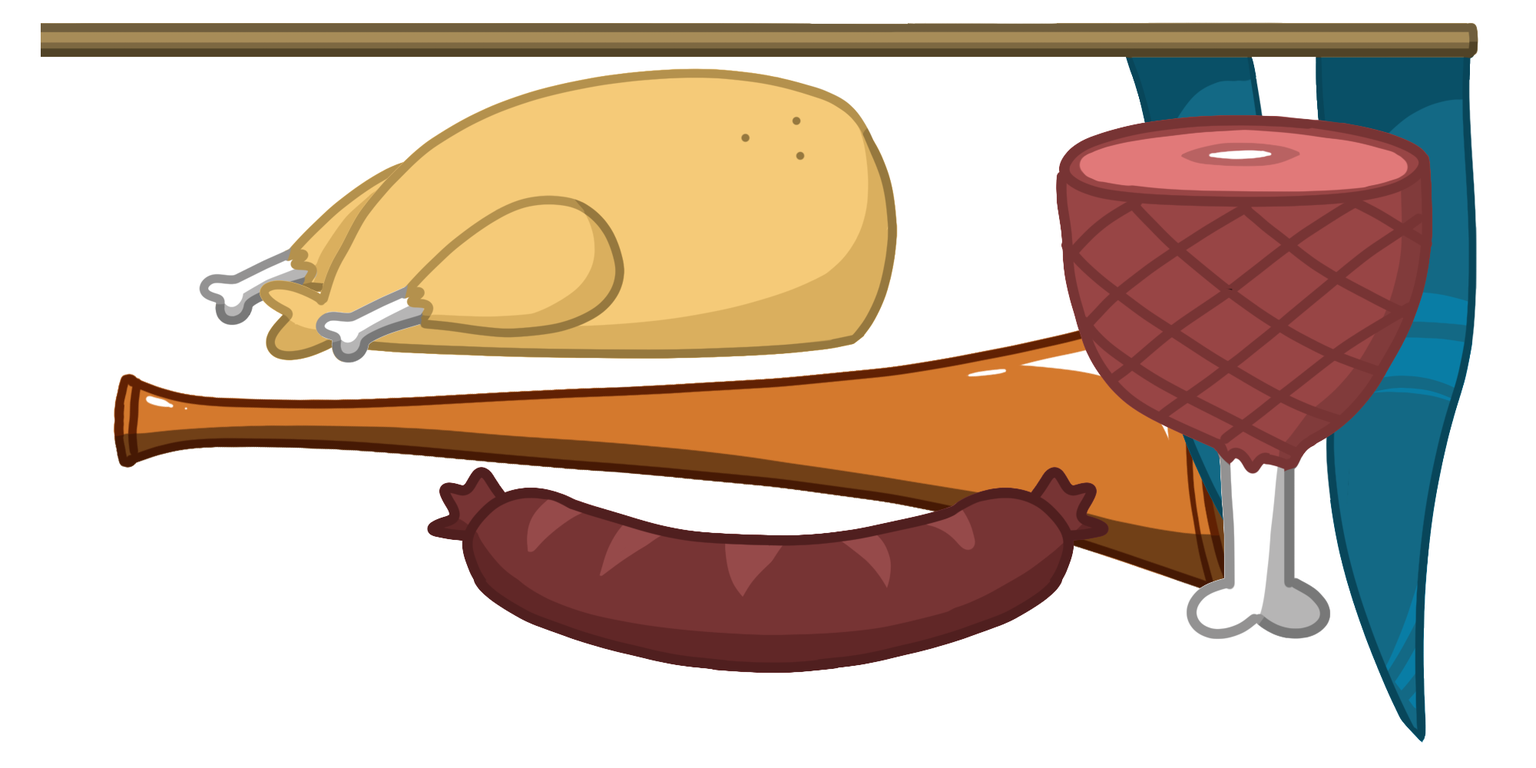
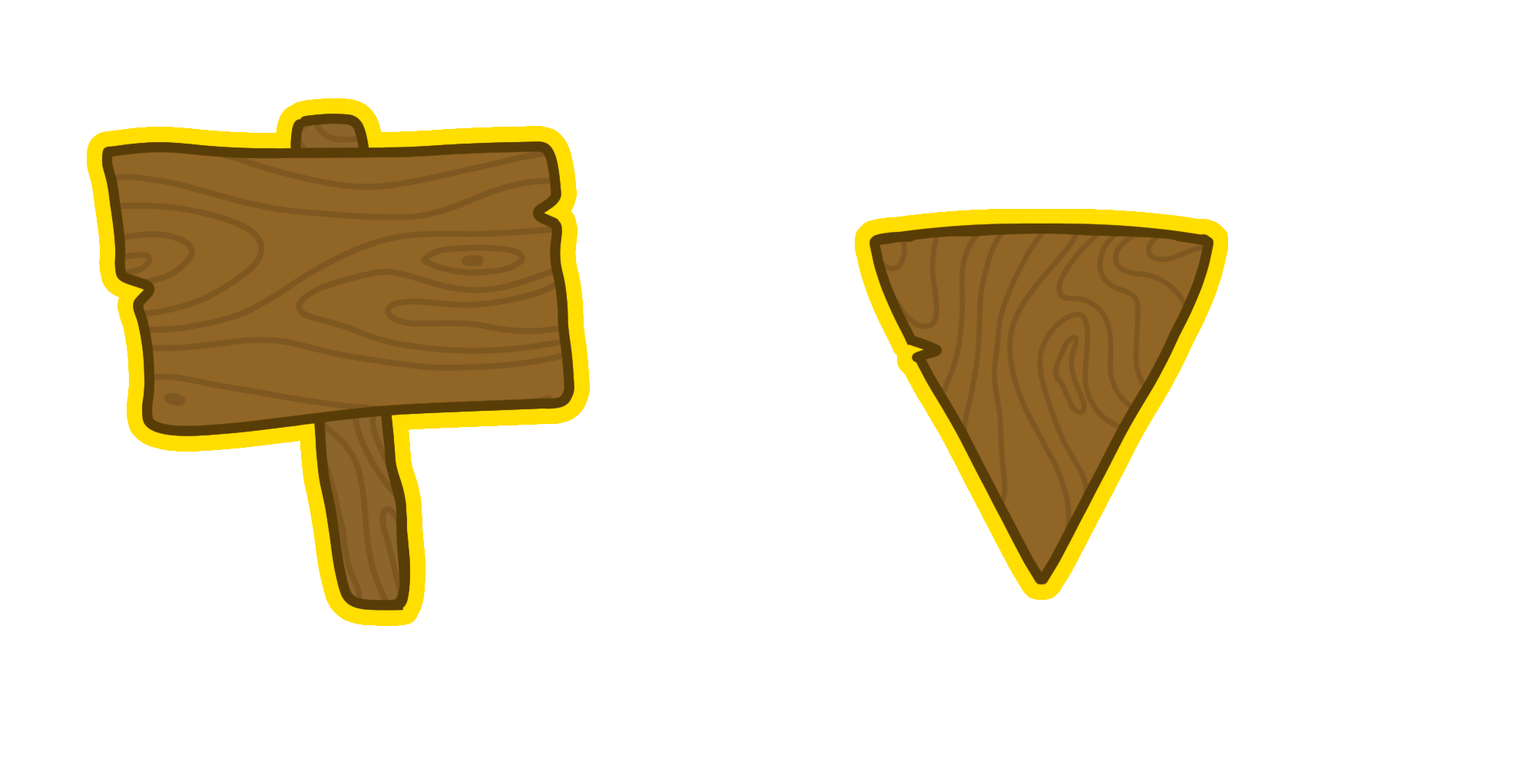
Comparing the layer stacks of the two 1536x768 images. Changes:
added group "arrowpointer" with 4 layers above "Hammering" over (x1=864, y1=191, x2=1253, y2=590)
added layer "Layer 61" in group "arrowpointer" over (x1=868, y1=222, x2=1215, y2=586)
added layer "Layer 63" in group "arrowpointer" over (x1=877, y1=191, x2=1253, y2=559)
added layer "Layer 62" in group "arrowpointer" over (x1=877, y1=231, x2=1205, y2=573)
added layer "Layer 64" in group "arrowpointer" over (x1=864, y1=218, x2=1218, y2=590)
added group "Sign quenching" with 12 layers above "saussage" over (x1=40, y1=22, x2=1479, y2=743)
added layer "Layer 46" in group "Sign quenching" over (x1=40, y1=22, x2=1479, y2=743)
added layer "Layer 41 copy" in group "Sign quenching" over (x1=101, y1=140, x2=576, y2=437)
added layer "Layer 45" in group "Sign quenching" over (x1=86, y1=142, x2=597, y2=415)
added layer "Layer 43" in group "Sign quenching" over (x1=103, y1=142, x2=573, y2=435)
added layer "Layer 47" in group "Sign quenching" over (x1=40, y1=22, x2=1479, y2=743)
added layer "Layer 42 copy" in group "Sign quenching" over (x1=290, y1=112, x2=411, y2=612)
added layer "Layer 48" in group "Sign quenching" over (x1=294, y1=113, x2=447, y2=627)
added layer "Layer 49" in group "Sign quenching" over (x1=40, y1=22, x2=1479, y2=743)
added layer "Layer 44" in group "Sign quenching" over (x1=298, y1=121, x2=402, y2=603)
added layer "Layer 42" in group "Sign quenching" over (x1=290, y1=112, x2=411, y2=612)
added layer "Layer 41" in group "Sign quenching" over (x1=101, y1=140, x2=576, y2=437)
hid group "saussage" (5 layers) over (x1=386, y1=444, x2=1142, y2=674)
hid group "Ham" (7 layers) over (x1=999, y1=58, x2=1477, y2=667)
hid group "Chicken" (1st of 2) (18 layers) over (x1=189, y1=68, x2=950, y2=421)
hid group "Flag" (5 layers) over (x1=40, y1=22, x2=1479, y2=743)
hid group "Hornet" (6 layers) over (x1=99, y1=247, x2=1331, y2=630)
